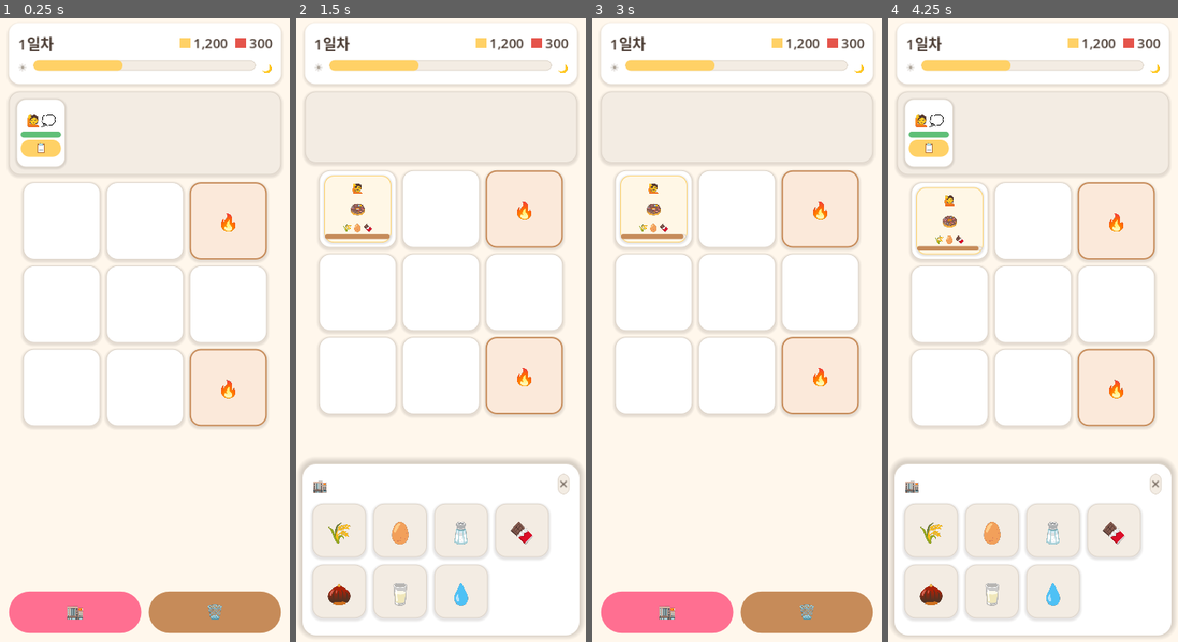
Above: before the commit, frames 1-4 (left to right).
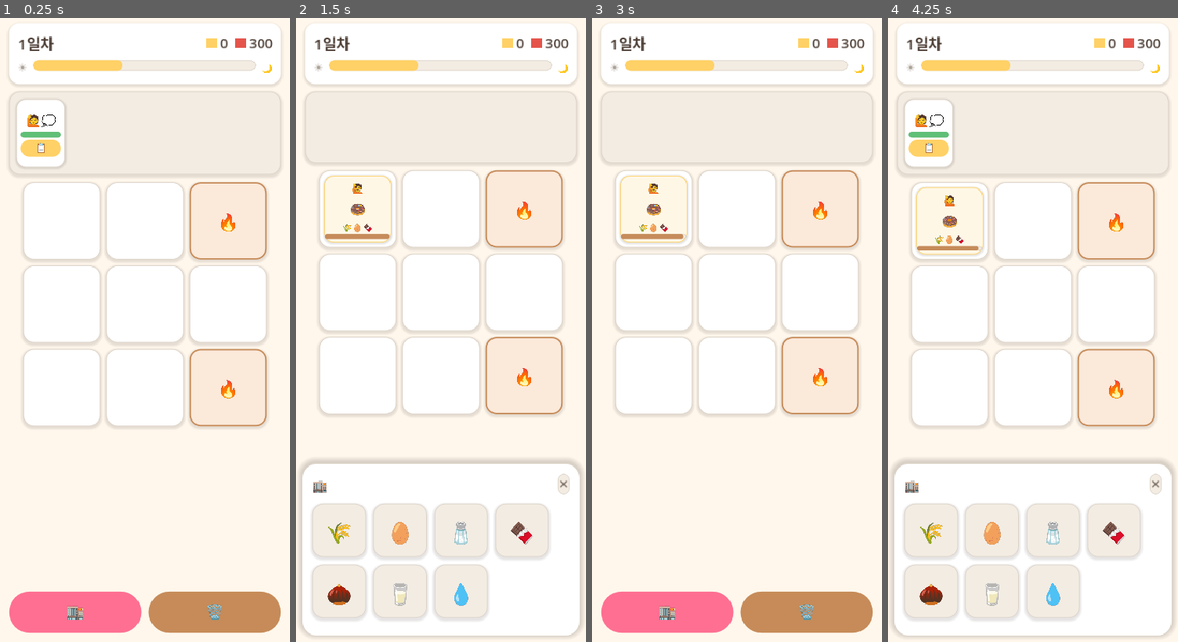
Above: after the commit, the same moments.

Repository: yellyB/game-slot-kitchen
Game: Godot game, scene res://scenes/Main.tscn
Two runs of this game, one before a commit and one after it. Both use one fixed random seed, a clock stepped at 60 frames per second and the inputs below.
Inputs:
- Up to frame 1 (0.25 s): no input
- Up to frame 2 (1.5 s): click "📋" at 0.5 s; click "🏬" at 1.25 s
- Up to frame 3 (3 s): click "🗑️" at 2 s; click "✕" at 2.75 s
- Up to frame 4 (4.25 s): click "🏬" at 3.5 s

The runs differ from the first frame. In frame 1, 0.2% of the frame differs, in the area x 61-79%, y 3-6%; in frame 2, 0.2%; in frame 3, 0.2%; in frame 4, 0.2%.

Commit message:
feat: 서빙 처리 + 돈 + FloatingText
완성품을 매칭 주문 카드에 올리면(클릭·드래그) 돈 증가·손님 퇴장·슬롯/도구
회복. 상단바에 실제 소지금 표시(콤마 포맷), 서빙 시 "+n" 플로팅 텍스트.

Co-Authored-By: Claude Opus 4.8 (1M context) <noreply@anthropic.com>

Diff:
--- a/scripts/main.gd
+++ b/scripts/main.gd
@@ -19,6 +19,9 @@
 
 var _queue_row: HBoxContainer
 var _spawn_timer: Timer
+
+var _cash := Config.START_MONEY
+var _money_label: Label
 
 
 func _ready() -> void:
@@ -94,8 +97,20 @@
 	gap.size_flags_horizontal = Control.SIZE_EXPAND_FILL
 	row.add_child(gap)
 
-	row.add_child(_money(Palette.ACCENT, "1,200"))
-	row.add_child(_money(Palette.DANGER, "300"))
+	# 돈 (실제 소지금 — 서빙으로 증가)
+	var coin := HBoxContainer.new()
+	coin.add_theme_constant_override("separation", 4)
+	var dot := ColorRect.new()
+	dot.color = Palette.ACCENT
+	dot.custom_minimum_size = Vector2(14, 14)
+	var dot_wrap := CenterContainer.new()
+	dot_wrap.add_child(dot)
+	coin.add_child(dot_wrap)
+	_money_label = _label(_fmt(_cash), 18, true)
+	coin.add_child(_money_label)
+	row.add_child(coin)
+
+	row.add_child(_money(Palette.DANGER, "300"))  # 가게세 placeholder (단계 6)
 
 	var hours := HBoxContainer.new()
 	hours.add_theme_constant_override("separation", 8)
@@ -279,6 +294,7 @@
 	var order := OrderCard.new()
 	order.setup(customer.recipe_id)
 	order.expired.connect(_on_order_expired)
+	order.served.connect(_on_served)
 	slot.place_card(order)
 	customer.queue_free()
 	_refresh_tiles()
@@ -296,6 +312,61 @@
 		holder.remove_child(order)
 	order.queue_free()
 	_refresh_tiles()
+
+
+## 완성품이 매칭 주문 카드에 서빙됨 → 돈 + 손님 퇴장 + 슬롯/도구 회복.
+func _on_served(order: OrderCard, dish: DishCard) -> void:
+	var price := int(Recipes.get_def(order.recipe_id).get("price", 0))
+	_cash += price
+	_money_label.text = _fmt(_cash)
+	_spawn_floating("+%d" % price, order.global_position + order.size * 0.5, Palette.ACCENT)
+
+	# 주문 카드(=손님) 제거
+	var holder := order.get_parent()
+	if holder:
+		holder.remove_child(order)
+	order.queue_free()
+
+	# 완성품을 들고 있던 도구석 회복
+	if dish != null and is_instance_valid(dish):
+		for t in _tools:
+			if t.get_dish() == dish:
+				t.reset()
+				break
+
+	_refresh_tiles()
+
+
+## 인플레이 피드백 — 위로 떠오르며 사라지는 텍스트.
+func _spawn_floating(text: String, at_pos: Vector2, color: Color) -> void:
+	var l := Label.new()
+	l.text = text
+	l.mouse_filter = Control.MOUSE_FILTER_IGNORE
+	l.z_index = 100
+	l.add_theme_font_size_override("font_size", 20)
+	l.add_theme_color_override("font_color", color)
+	l.add_theme_constant_override("outline_size", 3)
+	l.add_theme_color_override("font_outline_color", Palette.WHITE)
+	add_child(l)
+	l.position = at_pos
+	var tw := create_tween()
+	tw.set_parallel(true)
+	tw.tween_property(l, "position:y", at_pos.y - 44, 0.8)
+	tw.tween_property(l, "modulate:a", 0.0, 0.8).set_ease(Tween.EASE_IN)
+	tw.set_parallel(false)
+	tw.tween_callback(l.queue_free)
+
+
+func _fmt(n: int) -> String:
+	var s := str(n)
+	var out := ""
+	var c := 0
+	for i in range(s.length() - 1, -1, -1):
+		out = s[i] + out
+		c += 1
+		if c % 3 == 0 and i > 0:
+			out = "," + out
+	return out
 
 
 func _first_empty_slot() -> Slot:
